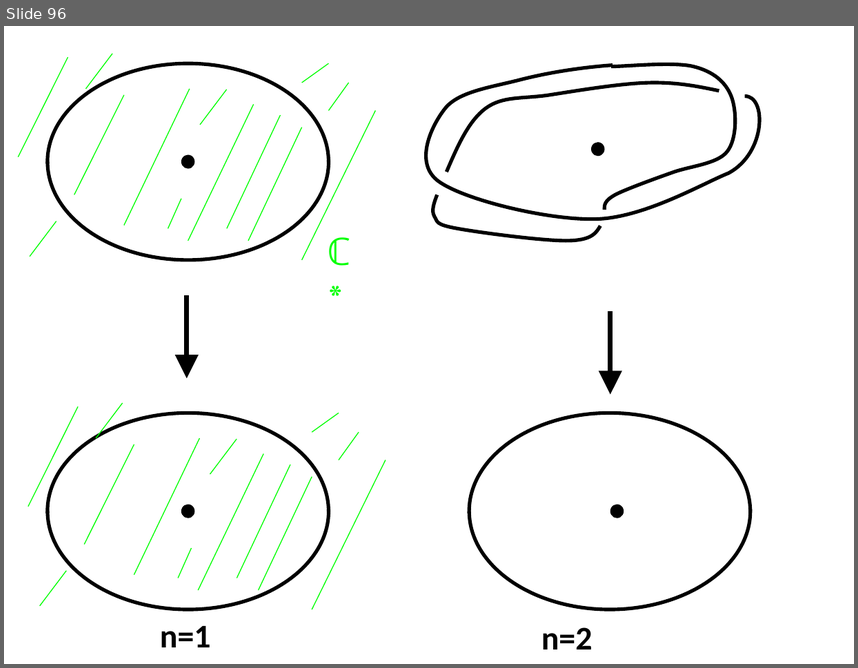
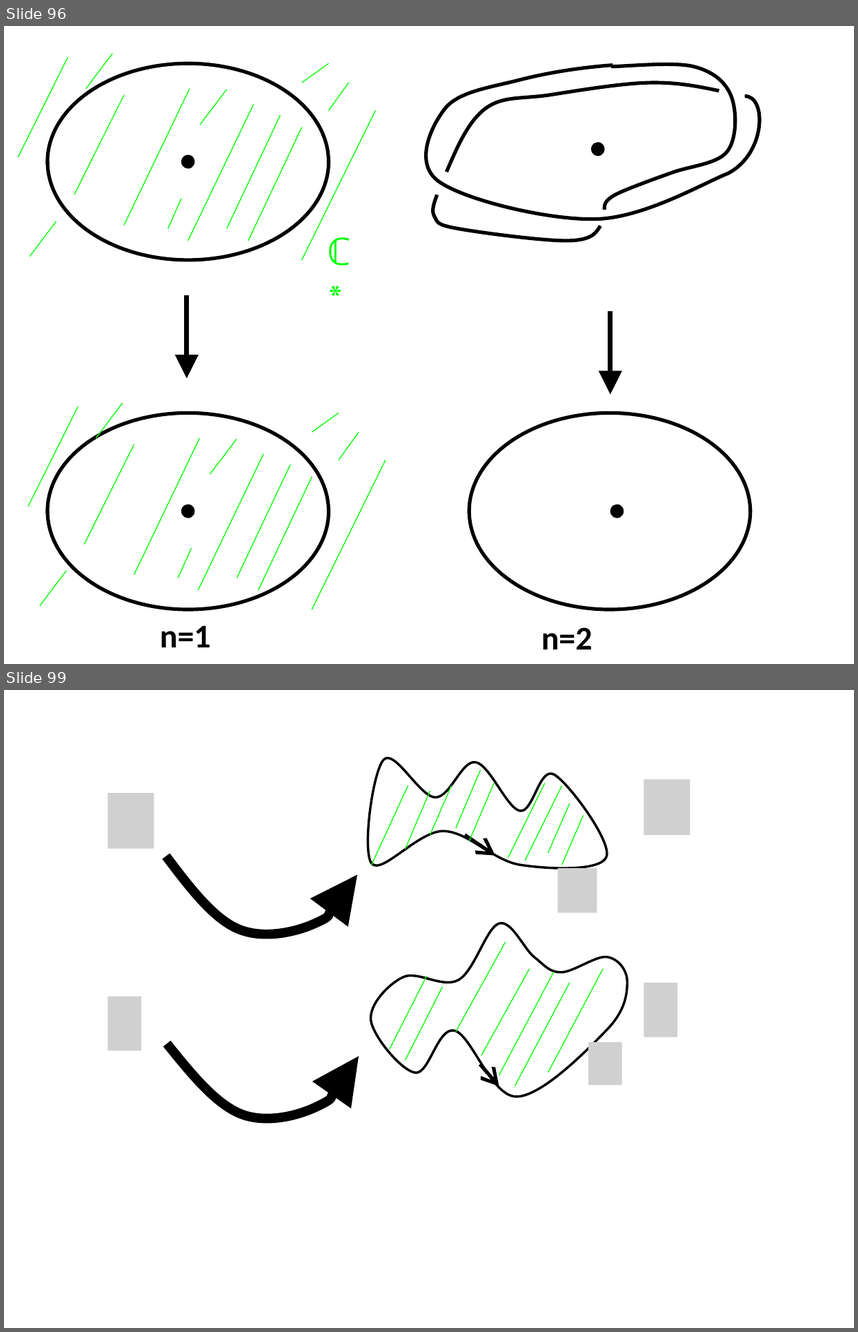
Before and after one commit to lutteropp/GeoTopo, a slide deck: images/Bilder.pptx. Shown one above the other, each under a label of ours: slide 96 before the commit, slides 96 and 99 after it; the slides between them are not shown. The pictures are 858x668 and 858x1332 pixels, drawn with LibreOffice and Linux fonts; fonts in the diff are those of the drawing; grey boxes stand for pictures. Boxes give left, top, right and bottom in pixels: in the first picture for what was removed or moved away, otherwise in the second. Text is boxed around its words. In the diff, an @@ line names an element or a change of style, - is before the commit and + after.

```diff
--- a/images/Bilder.pptx
+++ b/images/Bilder.pptx
@@ slide 99 added at <box>4,690,854,1328</box>, background #FFFFFF @@
@@ freeform shape added at <box>368,758,606,869</box>, outline #000000 2 pt @@
@@ line added from (481, 770) to (455, 828), #00FF00 0.75 pt @@
@@ picture added at <box>107,793,154,848</box> @@
@@ line added from (408, 785) to (371, 865), #00FF00 0.75 pt @@
@@ line added from (430, 790) to (406, 849), #00FF00 0.75 pt @@
@@ line added from (451, 785) to (430, 834), #00FF00 0.75 pt @@
@@ line added from (494, 782) to (469, 841), #00FF00 0.75 pt @@
@@ line added from (545, 782) to (508, 858), #00FF00 0.75 pt @@
@@ line added from (562, 785) to (525, 860), #00FF00 0.75 pt @@
@@ picture added at <box>644,779,690,834</box> @@
@@ line added from (569, 803) to (548, 852), #00FF00 0.75 pt @@
@@ freeform shape added at <box>166,823,365,952</box>, outline #000000 8 pt @@
@@ arrow added from (465, 834) to (495, 856), #000000 3 pt @@
@@ line added from (584, 815) to (562, 865), #00FF00 0.75 pt @@
@@ picture added at <box>558,869,597,913</box> @@
@@ freeform shape added at <box>370,923,627,1096</box>, outline #000000 2 pt @@
@@ line added from (506, 942) to (455, 1032), #00FF00 0.75 pt @@
@@ line added from (426, 976) to (389, 1049), #00FF00 0.75 pt @@
@@ line added from (529, 969) to (481, 1056), #00FF00 0.75 pt @@
@@ line added from (554, 972) to (499, 1075), #00FF00 0.75 pt @@
@@ line added from (604, 969) to (548, 1072), #00FF00 0.75 pt @@
@@ picture added at <box>107,996,142,1050</box> @@
@@ line added from (443, 987) to (406, 1060), #00FF00 0.75 pt @@
@@ line added from (569, 983) to (515, 1086), #00FF00 0.75 pt @@
@@ picture added at <box>644,983,678,1037</box> @@
@@ freeform shape added at <box>167,1005,368,1138</box>, outline #000000 8 pt @@
@@ picture added at <box>589,1042,623,1085</box> @@
@@ arrow added from (480, 1064) to (499, 1086), #000000 3 pt @@
```
Also in this commit, not shown: 2 slides changed, 3 other slides added, 1 slide removed, 15 other files.
